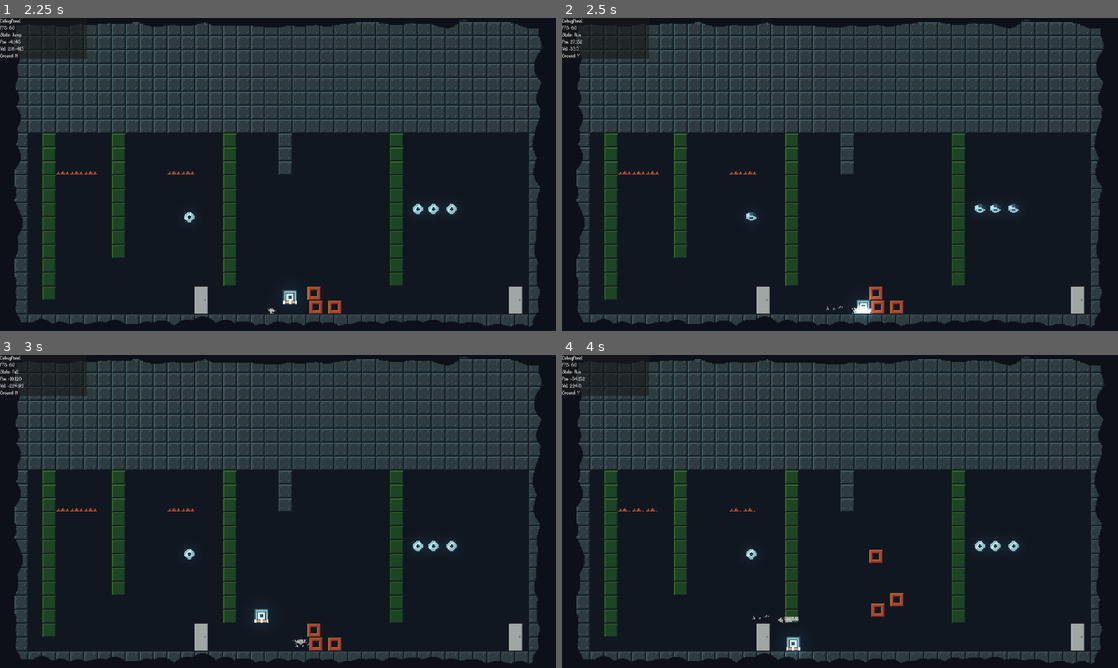
Above: before the commit, frames 1-4 (two rows, left to right).
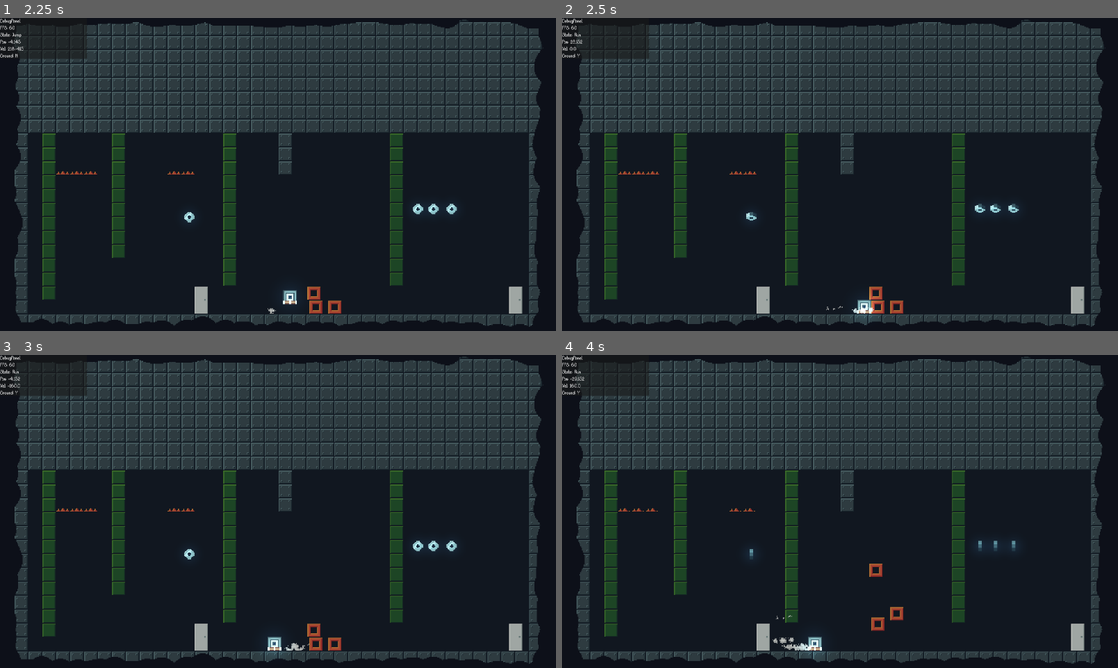
Above: after the commit, the same moments.

Repository: LeZellus/pistonprecision
Game: Godot game, scene res://scenes/worlds/MainScene.tscn
Two runs of this game, one before a commit and one after it. Both use one fixed random seed, a clock stepped at 60 frames per second and the inputs below.
Inputs:
- Up to frame 1 (2.25 s): click "Play" at 0.5 s; tap Enter (ui_accept) at 1.25 s; hold Space (jump) 1.28-2.03 s; hold D (move_right) from 1.28 s (still down); tap Space (jump) at 2.1 s
- Up to frame 2 (2.5 s): keep holding D (move_right); tap Space (jump) at 2.27 s
- Up to frame 3 (3 s): tap Space (jump) at 2.57 s; release D (move_right) at 2.78 s; hold A (move_left) from 2.78 s (still down); hold Space (jump) from 2.78 s (still down)
- Up to frame 4 (4 s): release A (move_left) at 3.53 s; release Space (jump) at 3.53 s; hold D (move_right) from 3.53 s (still down); tap Space (jump) at 3.6, 3.77 s

Frame 1 is identical in both runs. In frame 2, 0.1% of the frame differs, in the area x 1-57%, y 6-95%; in frame 3, 0.4%; in frame 4, 1.1%, in the area x 1-83%, y 6-97%.

Commit message:
migration FSM to hybrid for wallslide

Diff:
--- a/scripts/player/Player.gd
+++ b/scripts/player/Player.gd
@@ -13,6 +13,7 @@
 var controller: PlayerController
 var movement_system: MovementSystem
 var dash_component: DashComponent
+var wallslide_component: WallSlideComponent
 
 # === CACHED REFERENCES ===
 var camera: Camera2D
@@ -56,7 +57,9 @@
 	add_child(movement_system)
 
 	dash_component = DashComponent.new(self)
+	wallslide_component = WallSlideComponent.new(self)
 	movement_system.add_component(dash_component)
+	movement_system.add_component(wallslide_component)
 
 	# Ajouter les anciens composants
 	for component in [detection_system, physics_component, actions_component, controller]:
--- /dev/null
+++ b/scripts/player/components/JumpComponent.gd
@@ -0,0 +1,117 @@
+# scripts/player/components/JumpComponent.gd
+class_name JumpComponent
+extends MovementComponent
+
+# === JUMP STATE ===
+var just_jumped: bool = false
+var jump_cut_applied: bool = false
+
+func update(delta: float):
+	# Vérifier les conditions de saut
+	if _should_jump():
+		_perform_jump()
+
+	# Gestion du cut jump
+	if _should_cut_jump():
+		_cut_jump()
+
+	# Reset des flags
+	if just_jumped and player.is_on_floor():
+		just_jumped = false
+		jump_cut_applied = false
+
+func _should_jump() -> bool:
+	"""Vérifie toutes les conditions pour déclencher un saut"""
+	# Pas de saut si déjà en train de sauter ou piston pas DOWN
+	if just_jumped or player.piston_direction != Player.PistonDirection.DOWN:
+		return false
+
+	# Vérifier le buffer d'input
+	if not InputManager.wants_to_jump():
+		return false
+
+	# Saut normal (au sol)
+	if player.is_on_floor():
+		return true
+
+	# Coyote time (vient de quitter le sol)
+	if InputManager.has_coyote_time():
+		return true
+
+	# Wall jump
+	if _can_wall_jump():
+		return true
+
+	return false
+
+func _can_wall_jump() -> bool:
+	"""Vérifie les conditions spécifiques au wall jump"""
+	var wall_side = player.wall_detector.get_wall_side()
+	if wall_side == 0:
+		return false
+
+	# Éviter de re-grab le même mur
+	if player.wall_jump_timer > 0 and wall_side == player.last_wall_side:
+		var distance_moved = abs(player.global_position.x - player.last_wall_position)
+		if distance_moved < PlayerConstants.WALL_JUMP_MIN_SEPARATION:
+			return false
+
+	return true
+
+func _perform_jump():
+	"""Exécute le saut selon le contexte"""
+	var wall_side = player.wall_detector.get_wall_side()
+
+	if wall_side != 0:
+		_perform_wall_jump(wall_side)
+	else:
+		_perform_normal_jump()
+
+	# Consommer l'input et marquer le saut
+	InputManager.consume_jump()
+	just_jumped = true
+	jump_cut_applied = false
+
+func _perform_normal_jump():
+	"""Saut normal au sol ou coyote"""
+	player.velocity.y = PlayerConstants.JUMP_VELOCITY
+	AudioManager.play_sfx_with_cooldown("player/jump", 150, 1.0)
+	ParticleManager.emit_jump(player.global_position)
+
+	print("🦘 Saut normal effectué")
+
+func _perform_wall_jump(wall_side: int):
+	"""Wall jump avec momentum forcé"""
+	player.velocity.y = PlayerConstants.JUMP_VELOCITY * 0.95
+
+	# MOMENTUM HORIZONTAL FORCÉ (opposé au mur)
+	var horizontal_force = -wall_side * PlayerConstants.SPEED * 1.2
+	player.velocity.x = horizontal_force
+
+	# TIMER pour empêcher le re-grab du MÊME mur
+	player.wall_jump_timer = PlayerConstants.WALL_JUMP_GRACE_TIME
+	player.last_wall_side = wall_side
+	player.last_wall_position = player.global_position.x
+
+	AudioManager.play_sfx("player/wall_jump", 0.8)
+	ParticleManager.emit_jump(player.global_position)
+
+	print("🧗 Wall jump effectué! Côté mur: %d" % wall_side)
+
+func _should_cut_jump() -> bool:
+	"""Vérifie si on doit couper le saut (relâcher le bouton)"""
+	return (player.velocity.y < 0 and
+			InputManager.was_jump_released() and
+			not jump_cut_applied)
+
+func _cut_jump():
+	"""Applique la réduction de vélocité quand on relâche le bouton"""
+	player.velocity.y *= PlayerConstants.JUMP_CUT_MULTIPLIER
+	jump_cut_applied = true
+	print("✂️ Jump cut appliqué")
+
+# === DEBUG ===
+func get_debug_info() -> String:
+	if just_jumped:
+		return "Jump: ACTIF"
+	return "Jump: prêt"
--- /dev/null
+++ b/scripts/player/components/WallSlideComponent.gd
@@ -0,0 +1,82 @@
+# scripts/player/components/WallSlideComponent.gd
+class_name WallSlideComponent
+extends MovementComponent
+
+# === WALL SLIDE STATE ===
+var was_wall_sliding: bool = false
+
+func update(delta: float):
+	# Vérifier si on DOIT être en wall slide
+	if _should_wall_slide():
+		if not is_active():
+			_start_wall_slide()
+		_process_wall_slide(delta)
+	else:
+		if is_active():
+			_end_wall_slide()
+
+func _should_wall_slide() -> bool:
+	"""Conditions pour activer le wall slide"""
+	if player.is_on_floor():
+		return false
+
+	if player.velocity.y <= 30:  # Pas assez de vitesse de chute
+		return false
+
+	if not player.wall_detector.wall_detection_active:
+		return false
+
+	var current_wall_side = player.wall_detector.get_wall_side()
+	if current_wall_side == 0:
+		return false
+
+	# Éviter de re-grab le même mur après wall jump
+	if player.wall_jump_timer > 0 and current_wall_side == player.last_wall_side:
+		var distance_moved = abs(player.global_position.x - player.last_wall_position)
+		if distance_moved < PlayerConstants.WALL_JUMP_MIN_SEPARATION:
+			return false
+
+	return true
+
+func _start_wall_slide():
+	"""Démarre le wall slide"""
+	enable()
+	was_wall_sliding = false
+	print("🧗 Wall slide activé")
+
+	# Mémoriser position pour éviter re-grab
+	player.last_wall_position = player.global_position.x
+
+func _process_wall_slide(delta: float):
+	"""Logique du wall slide - Copié de WallSlideState"""
+	# Appliquer la physique de wall slide
+	if player.velocity.y > 0:
+		player.velocity.y *= PlayerConstants.WALL_SLIDE_MULTIPLIER
+		player.velocity.y = min(player.velocity.y,
+			PlayerConstants.MAX_FALL_SPEED * PlayerConstants.WALL_SLIDE_MAX_SPEED_MULTIPLIER)
+
+	# Mouvement horizontal (style Rite)
+	var input_dir = InputManager.get_movement()
+	var wall_side = player.wall_detector.get_wall_side()
+
+	if input_dir == wall_side:
+		# Coller au mur = ZERO mouvement (adhérence totale)
+		player.velocity.x = 0
+	elif input_dir == -wall_side:
+		# S'éloigner du mur = mouvement IMMÉDIAT et puissant
+		player.velocity.x = input_dir * PlayerConstants.SPEED * 0.8
+	else:
+		# Pas d'input = friction normale mais pas trop
+		player.velocity.x = move_toward(player.velocity.x, 0,
+			PlayerConstants.AIR_RESISTANCE * 0.6 * delta)
+
+func _end_wall_slide():
+	"""Termine le wall slide"""
+	disable()
+	print("🧗 Wall slide désactivé")
+
+# === DEBUG ===
+func get_debug_info() -> String:
+	if is_active():
+		return "WallSlide: ACTIF"
+	return "WallSlide: inactif"
--- a/scripts/player/states/StateTransitions.gd
+++ b/scripts/player/states/StateTransitions.gd
@@ -22,7 +22,8 @@
 		"JumpState", "FallState":
 			return _handle_air_states(current_state, player, delta)
 		"WallSlideState":
-			return _handle_wall_slide_state(current_state, player, delta)
+			# WallSlide géré par WallSlideComponent maintenant
+			return _handle_wall_slide_fallback(current_state, player, delta)
 		# "DashState": DÉSACTIVÉ - géré par DashComponent
 		"DeathState":
 			return null
@@ -83,23 +84,23 @@
 	if current_name == "JumpState" and player.velocity.y >= 0:
 		return _get_state("FallState")
 
-	if current_name == "FallState" and _can_wall_slide(player):
-		return _get_state("WallSlideState")
+	if current_name == "FallState":
+		# WallSlide géré par WallSlideComponent maintenant
+		# if _can_wall_slide(player):
+		#     return _get_state("WallSlideState")
+		pass
 
 	return null
 
-func _handle_wall_slide_state(_current_state: State, player: Player, _delta: float) -> State:
+func _handle_wall_slide_fallback(_current_state: State, player: Player, _delta: float) -> State:
+	"""Fallback pour l'ancien WallSlideState - devrait rapidement sortir vers FallState"""
+	print("⚠️ Ancien WallSlideState détecté - transition vers FallState")
+
 	if player.is_on_floor():
 		return _get_state("RunState") if InputManager.get_movement() != 0 else _get_state("IdleState")
 
-	if InputManager.consume_jump() and player.piston_direction == Player.PistonDirection.DOWN:
-		print("Wall jump détecté depuis WallSlideState!")
-		return _get_state("JumpState")
-
-	if not _can_wall_slide(player):
-		return _get_state("FallState")
-
-	return null
+	# Force la sortie vers FallState (le component gère maintenant)
+	return _get_state("FallState")
 
 func _can_wall_slide(player: Player) -> bool:
 	var current_wall_side = player.wall_detector.get_wall_side()
